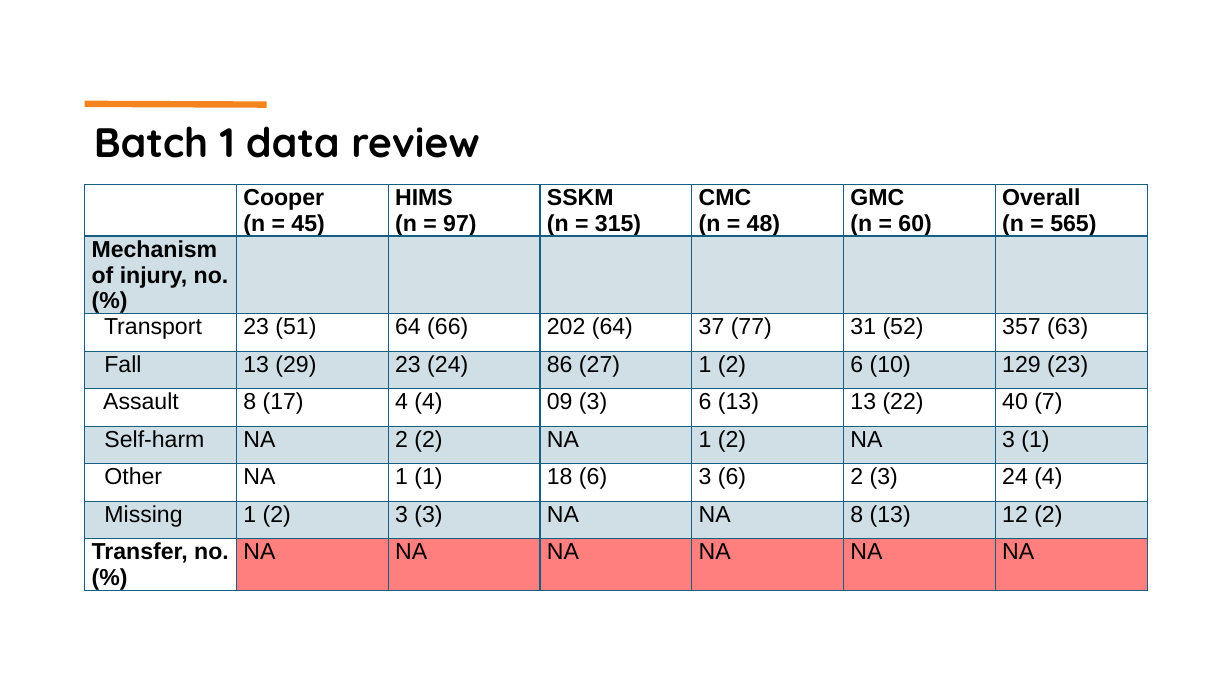
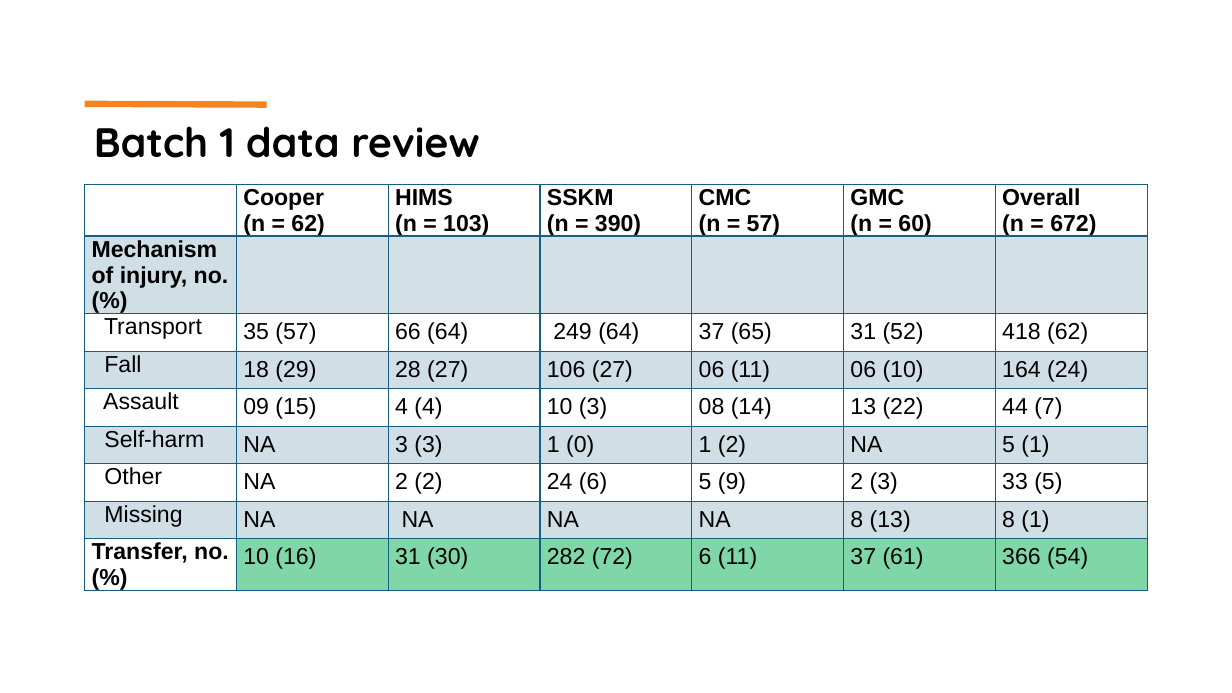
Before and after one commit to martingerdin/advance-trauma-trial, a slide deck: slide 5 of meetings/20251006/presentation.pptx. Drawn at 1232x693 pixels with LibreOffice and Linux fonts; fonts in the diff are those of the drawing. Boxes give left, top, right and bottom in pixels: in the first picture for what was removed or moved away, otherwise in the second. Text is boxed around its words. In the diff, an @@ line names an element or a change of style, - is before the commit and + after.

```diff
--- a/meetings/20251006/presentation.pptx
+++ b/meetings/20251006/presentation.pptx
@@ table at [85, 185, 1146, 604] @@
-row 1:  | Cooper / (n = 45) | HIMS / (n = 97) | SSKM / (n = 315) | CMC / (n = 48) | GMC / (n = 60) | Overall / (n = 565)
+row 1:  | Cooper / (n = 62) | HIMS / (n = 103) | SSKM / (n = 390) | CMC / (n = 57) | GMC / (n = 60) | Overall / (n = 672)
-row 3: Transport | 23 (51) | 64 (66) | 202 (64) | 37 (77) | 31 (52) | 357 (63)
+row 3: Transport | 35 (57) | 66 (64) | 249 (64) | 37 (65) | 31 (52) | 418 (62)
-row 4: Fall | 13 (29) | 23 (24) | 86 (27) | 1 (2) | 6 (10) | 129 (23)
+row 4: Fall | 18 (29) | 28 (27) | 106 (27) | 06 (11) | 06 (10) | 164 (24)
-row 5: Assault | 8 (17) | 4 (4) | 09 (3) | 6 (13) | 13 (22) | 40 (7)
+row 5: Assault | 09 (15) | 4 (4) | 10 (3) | 08 (14) | 13 (22) | 44 (7)
-row 6: Self-harm | NA | 2 (2) | NA | 1 (2) | NA | 3 (1)
+row 6: Self-harm | NA | 3 (3) | 1 (0) | 1 (2) | NA | 5 (1)
-row 7: Other | NA | 1 (1) | 18 (6) | 3 (6) | 2 (3) | 24 (4)
+row 7: Other | NA | 2 (2) | 24 (6) | 5 (9) | 2 (3) | 33 (5)
-row 8: Missing | 1 (2) | 3 (3) | NA | NA | 8 (13) | 12 (2)
+row 8: Missing | NA | NA | NA | NA | 8 (13) | 8 (1)
-row 9: Transfer, no. (%) | NA | NA | NA | NA | NA | NA
+row 9: Transfer, no. (%) | 10 (16) | 31 (30) | 282 (72) | 6 (11) | 37 (61) | 366 (54)
@@ fill #FF0000 at 50% opacity to #00B050 at 50% opacity in 6 cells @@
@@ line spacing 1 to 1.2 @@
@@ more space between paragraphs @@
```
Also in this commit, not shown: 8 other slides changed, 1 other file.
